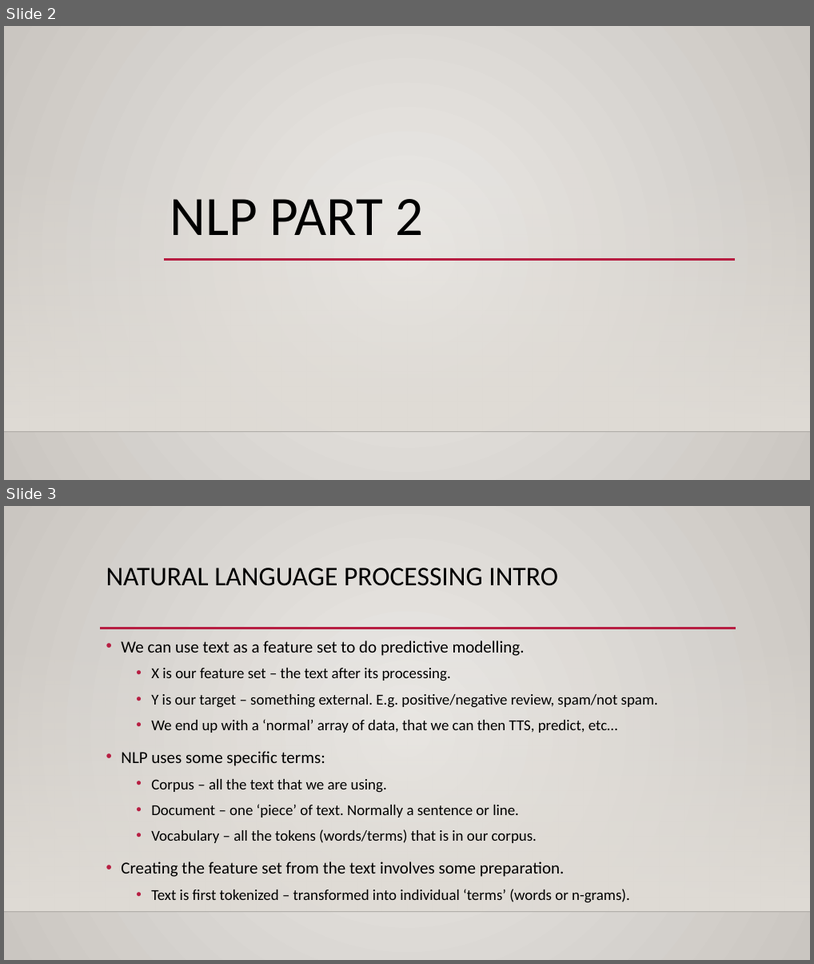
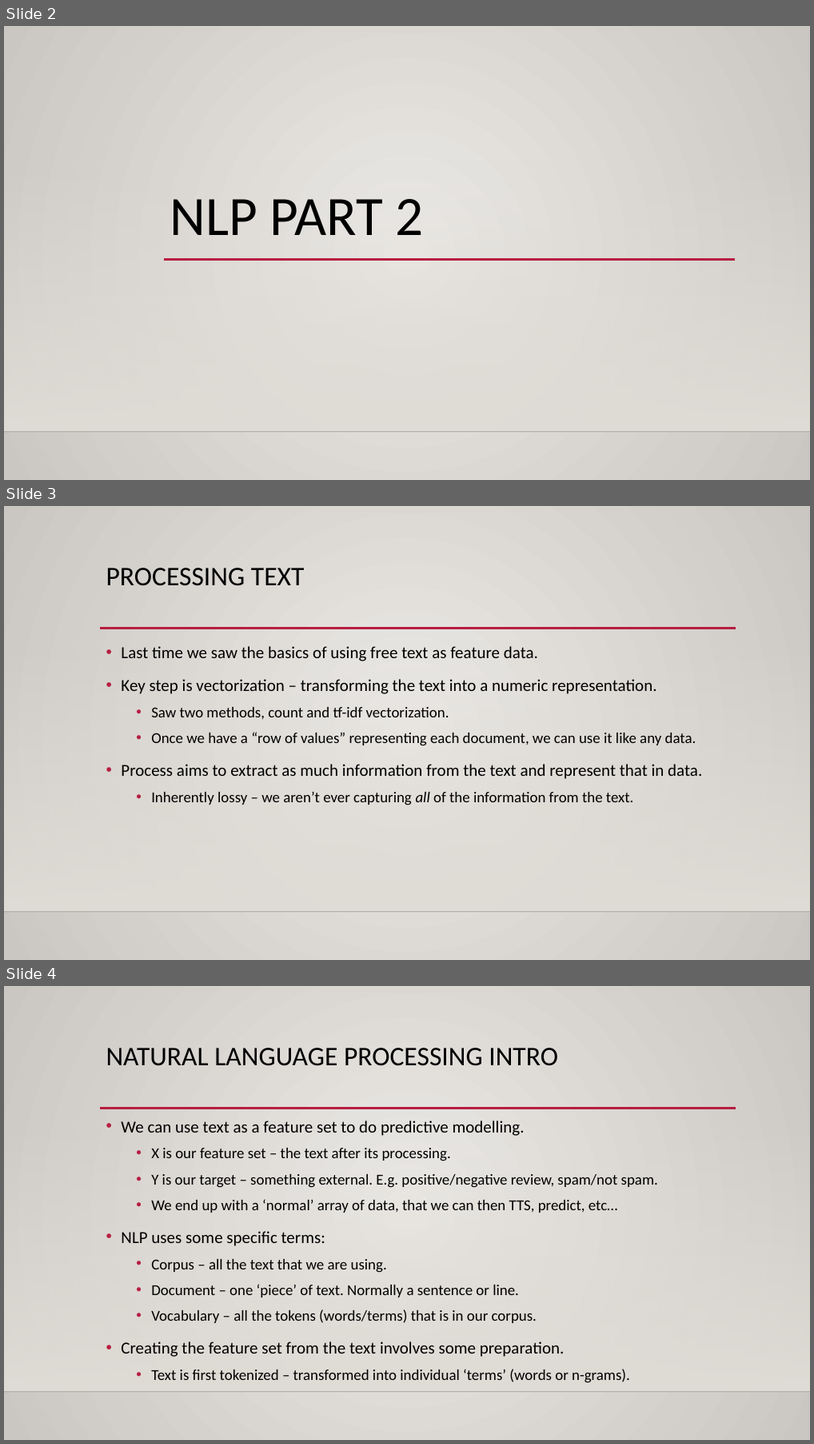
Before and after one commit to AkeemSemperDataScience/Intro_to_Machine_Learning_Students, a slide deck: reference_content/Slides/NLP_2.pptx. Shown one above the other, each under a label of ours: slides 2 and 3 before the commit, slides 2, 3 and 4 after it. The pictures are 814x964 and 814x1444 pixels, drawn with LibreOffice and Linux fonts; fonts in the diff are those of the drawing; background and template pictures are left out. Boxes give left, top, right and bottom in pixels: in the first picture for what was removed or moved away, otherwise in the second. Text is boxed around its words. In the diff, an @@ line names an element or a change of style, - is before the commit and + after.

```diff
--- a/reference_content/Slides/NLP_2.pptx
+++ b/reference_content/Slides/NLP_2.pptx
@@ slide 3 added at (x1=4, y1=506, x2=810, y2=960), background gradient #ECEAE7 to #CAC7C1; not listed: 3 template elements that a slide beside it also shows @@
@@ title added at (x1=106, y1=568, x2=305, y2=586), 32 pt, text #000000 @@
+PROCESSING TEXT
@@ text added at (x1=121, y1=646, x2=702, y2=805), 20 pt, text #000000 @@
+• Last time we saw the basics of using free text as feature data.
+• Key step is vectorization – transforming the text into a numeric representation.
+  • Saw two methods, count and tf-idf vectorization.
+  • Once we have a “row of values” representing each document, we can use it like any data.
+• Process aims to extract as much information from the text and represent that in data.
+  • Inherently lossy – we aren’t ever capturing all of the information from the text.
@@ what was slide 3 is now slide 4 @@
```
Also in this commit, not shown: 5 slides changed, 4 other slides added, 3 slides removed, 12 other files.
